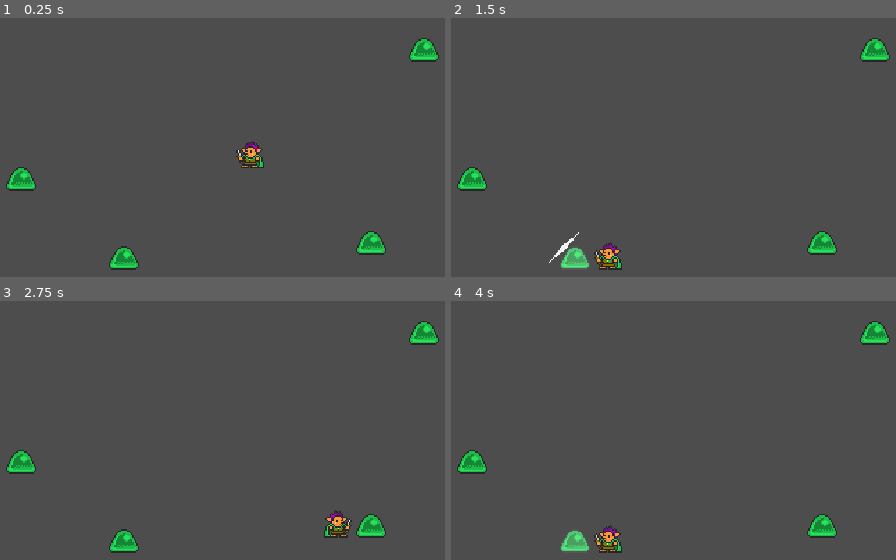
Above: before the commit, frames 1-4 (two rows, left to right).
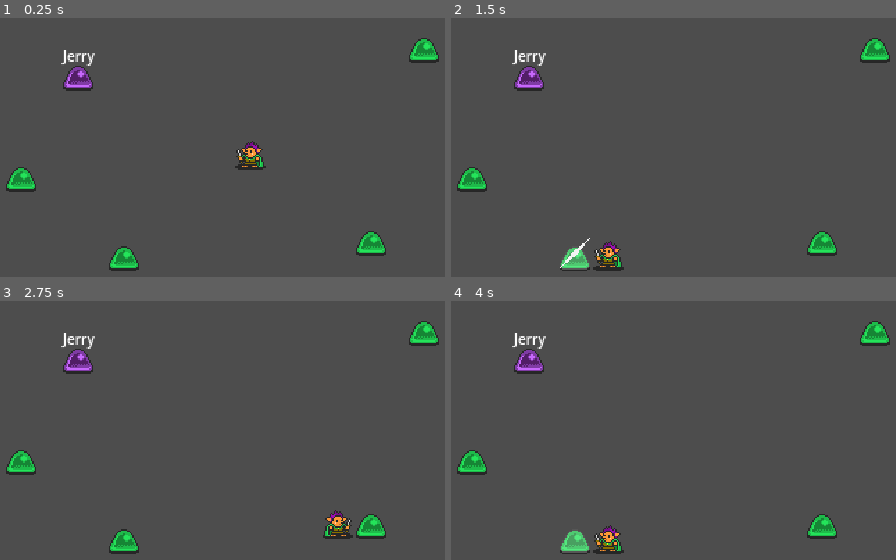
Above: after the commit, the same moments.

Repository: nuzcraft/beat-m-up
Game: Godot game, scene res://scenes/world/world.tscn
The game is run twice, just before and just after one commit, with the same random seed, the same clock (stepped at 60 frames per second) and the same inputs.
Inputs:
- Up to frame 1 (0.25 s): no input
- Up to frame 2 (1.5 s): tap Enter at 0.5 s; hold Right (ui_right) 0.53-1.28 s; hold Left (ui_left) from 1.28 s (still down)
- Up to frame 3 (2.75 s): release Left (ui_left) at 2.03 s; hold Right (ui_right) from 2.03 s (still down)
- Up to frame 4 (4 s): release Right (ui_right) at 3.53 s; hold Left (ui_left) from 3.53 s (still down)

The runs differ from the first frame. In frame 1, 0.9% of the frame differs, in the area x 1-99%, y 12-98%; in frame 2, 1.4%; in frame 3, 0.9%; in frame 4, 0.9%.

Commit message:
added jerry, shadows, combos, attack animation tweens

Diff:
--- a/scenes/actor/actor.gd
+++ b/scenes/actor/actor.gd
@@ -2,11 +2,26 @@
 class_name Actor
 
 @onready var characterSprite: AnimatedSprite2D = $CharacterSprite
-@onready var attackSprite: AnimatedSprite2D = $AttackSprite
 @onready var animationPlayer: AnimationPlayer = $AnimationPlayer
+@onready var comboTimer: Timer = $ComboTimer
 
 @export var health: int
 var dead: bool = false
+
+enum combo_anim {
+	ATTACK_1,
+	ATTACK_2,
+	ATTACK_3
+}
+var combo_damage = {
+	combo_anim.ATTACK_1: 0,
+	combo_anim.ATTACK_2: 1,
+	combo_anim.ATTACK_3: 2
+}
+@export var base_damage: int = 1
+var current_combo = combo_anim.ATTACK_1
+var current_target
+var combo_time: float = 0.5
 
 func _ready():
 	pass
@@ -15,35 +30,69 @@
 	if dead:
 		die()
 
-func flip_h(b: bool):
+func set_flip_h(b: bool):
 	characterSprite.flip_h = b
-	attackSprite.flip_h = b
 
-	attackSprite.position.x = abs(attackSprite.position.x)
-	if not b:
-		attackSprite.position.x *= -1
+func get_flip_h():
+	return characterSprite.flip_h
 
-func attack():
-#	characterSprite.play("attack")
-#	attackSprite.play("attack")
-	pass
+func jump():
+	animationPlayer.play("jump")
 
-func take_damage():
-	health -= 1
+func take_damage(amount: int):
+	health -= amount
 	if health <= 0:
 		dead = true
 	animationPlayer.play("take_damage")
 
-func _on_attack_sprite_animation_finished():
-	if characterSprite.animation == "attack":
-		characterSprite.play("idle")
-
 func _on_animation_player_animation_finished(anim_name):
-#	if anim_name == "take_damage":
-#		die()
-	pass
+	if anim_name == "jump":
+		animationPlayer.play("RESET")
 
 func die():
 	var die_tween = get_tree().create_tween()
 	die_tween.tween_property(characterSprite, "modulate:a", 0, 0.25)
 	die_tween.tween_callback(queue_free)
+
+func get_attack(target):
+	check_target(target)
+	if comboTimer.time_left > 0.0:
+		increase_combo()
+	else:
+		comboTimer.wait_time = combo_time
+		comboTimer.start()
+	var anim_name = combo_anim.keys()[current_combo].to_lower()
+	var damage = base_damage + combo_damage[current_combo]
+	attack_anim(target)
+	return {"anim": anim_name, "damage": damage}
+
+func attack_anim(target):
+	characterSprite.global_position = Vector2(target.global_position.x, target.global_position.y - 12)
+	characterSprite.position.x -= (characterSprite.position.x / 2)
+	var tween = get_tree().create_tween()
+	tween.tween_property(characterSprite, "position", Vector2(0, -12), 0.1)
+
+
+func increase_combo():
+	current_combo += 1
+	if current_combo > combo_anim.size() - 1:
+		current_combo = combo_anim.size() - 1
+	comboTimer.stop()
+	comboTimer.wait_time = combo_time
+	comboTimer.start()
+
+func reset_combo():
+	current_combo = combo_anim.ATTACK_1
+	comboTimer.stop()
+	comboTimer.wait_time = combo_time
+
+func _on_combo_timer_timeout():
+	current_combo = combo_anim.ATTACK_1
+
+func set_current_target(target):
+	current_target = target
+
+func check_target(target):
+	if target != current_target:
+		reset_combo()
+		current_target = target
--- a/scenes/actor/actor.tscn
+++ b/scenes/actor/actor.tscn
@@ -1,36 +1,68 @@
-[gd_scene load_steps=17 format=3 uid="uid://dui2sgrco7hlr"]
+[gd_scene load_steps=18 format=3 uid="uid://dui2sgrco7hlr"]
 
 [ext_resource type="Texture2D" uid="uid://gg61tcxp0wm4" path="res://assets/sprites/oryx_16bit_fantasy_creatures_trans.png" id="1_kfo1q"]
 [ext_resource type="Script" path="res://scenes/actor/actor.gd" id="1_m1r0q"]
 [ext_resource type="Shader" path="res://scenes/actor/actor.gdshader" id="2_pxtsy"]
-[ext_resource type="Texture2D" uid="uid://c2gurfx2rgivb" path="res://assets/sprites/oryx_16bit_fantasy_fx_trans.png" id="3_jbt5f"]
+
+[sub_resource type="AtlasTexture" id="AtlasTexture_rxjhq"]
+atlas = ExtResource("1_kfo1q")
+region = Rect2(144, 552, 24, 24)
+
+[sub_resource type="AtlasTexture" id="AtlasTexture_u4kkr"]
+atlas = ExtResource("1_kfo1q")
+region = Rect2(144, 552, 24, 24)
+
+[sub_resource type="AtlasTexture" id="AtlasTexture_oh4m6"]
+atlas = ExtResource("1_kfo1q")
+region = Rect2(120, 552, 24, 24)
+
+[sub_resource type="AtlasTexture" id="AtlasTexture_07owf"]
+atlas = ExtResource("1_kfo1q")
+region = Rect2(96, 552, 24, 24)
+
+[sub_resource type="SpriteFrames" id="SpriteFrames_haffp"]
+animations = [{
+"frames": [{
+"duration": 1.0,
+"texture": SubResource("AtlasTexture_rxjhq")
+}],
+"loop": true,
+"name": &"idle",
+"speed": 5.0
+}, {
+"frames": [{
+"duration": 1.0,
+"texture": SubResource("AtlasTexture_u4kkr")
+}, {
+"duration": 1.0,
+"texture": SubResource("AtlasTexture_oh4m6")
+}, {
+"duration": 1.0,
+"texture": SubResource("AtlasTexture_07owf")
+}],
+"loop": false,
+"name": &"jump",
+"speed": 8.0
+}]
 
 [sub_resource type="ShaderMaterial" id="ShaderMaterial_wweye"]
 shader = ExtResource("2_pxtsy")
 shader_parameter/whitening = 0.0
 
-[sub_resource type="AtlasTexture" id="AtlasTexture_bf5yh"]
+[sub_resource type="AtlasTexture" id="AtlasTexture_nnnmo"]
 atlas = ExtResource("1_kfo1q")
 region = Rect2(24, 24, 24, 24)
 
-[sub_resource type="AtlasTexture" id="AtlasTexture_nnnmo"]
+[sub_resource type="AtlasTexture" id="AtlasTexture_3cj3k"]
+atlas = ExtResource("1_kfo1q")
+region = Rect2(24, 48, 24, 24)
+
+[sub_resource type="AtlasTexture" id="AtlasTexture_2p8s7"]
 atlas = ExtResource("1_kfo1q")
 region = Rect2(24, 24, 24, 24)
-
-[sub_resource type="AtlasTexture" id="AtlasTexture_3cj3k"]
-atlas = ExtResource("1_kfo1q")
-region = Rect2(24, 48, 24, 24)
 
 [sub_resource type="SpriteFrames" id="SpriteFrames_qa1uk"]
 animations = [{
-"frames": [{
-"duration": 1.0,
-"texture": SubResource("AtlasTexture_bf5yh")
-}],
-"loop": true,
-"name": &"attack",
-"speed": 5.0
-}, {
 "frames": [{
 "duration": 1.0,
 "texture": SubResource("AtlasTexture_nnnmo")
@@ -41,34 +73,13 @@
 "loop": true,
 "name": &"idle",
 "speed": 5.0
-}]
-
-[sub_resource type="AtlasTexture" id="AtlasTexture_og1h6"]
-atlas = ExtResource("3_jbt5f")
-region = Rect2(24, 24, 24, 24)
-
-[sub_resource type="AtlasTexture" id="AtlasTexture_pr48w"]
-atlas = ExtResource("3_jbt5f")
-region = Rect2(48, 24, 24, 24)
-
-[sub_resource type="AtlasTexture" id="AtlasTexture_e3nb3"]
-atlas = ExtResource("3_jbt5f")
-region = Rect2(216, 312, 24, 24)
-
-[sub_resource type="SpriteFrames" id="SpriteFrames_mu7s2"]
-animations = [{
-"frames": [{
-"duration": 1.0,
-"texture": SubResource("AtlasTexture_og1h6")
-}, {
-"duration": 1.0,
-"texture": SubResource("AtlasTexture_pr48w")
-}, {
-"duration": 1.0,
-"texture": SubResource("AtlasTexture_e3nb3")
+}, {
+"frames": [{
+"duration": 1.0,
+"texture": SubResource("AtlasTexture_2p8s7")
 }],
 "loop": false,
-"name": &"attack",
+"name": &"jump",
 "speed": 5.0
 }]
 
@@ -85,6 +96,42 @@
 "transitions": PackedFloat32Array(1),
 "update": 0,
 "values": [0.0]
+}
+tracks/1/type = "value"
+tracks/1/imported = false
+tracks/1/enabled = true
+tracks/1/path = NodePath("CharacterSprite:position")
+tracks/1/interp = 1
+tracks/1/loop_wrap = true
+tracks/1/keys = {
+"times": PackedFloat32Array(0),
+"transitions": PackedFloat32Array(1),
+"update": 0,
+"values": [Vector2(0, -12)]
+}
+tracks/2/type = "value"
+tracks/2/imported = false
+tracks/2/enabled = true
+tracks/2/path = NodePath("ShadowSprite:animation")
+tracks/2/interp = 1
+tracks/2/loop_wrap = true
+tracks/2/keys = {
+"times": PackedFloat32Array(0),
+"transitions": PackedFloat32Array(1),
+"update": 1,
+"values": [&"idle"]
+}
+tracks/3/type = "value"
+tracks/3/imported = false
+tracks/3/enabled = true
+tracks/3/path = NodePath("ShadowSprite:frame")
+tracks/3/interp = 1
+tracks/3/loop_wrap = true
+tracks/3/keys = {
+"times": PackedFloat32Array(0),
+"transitions": PackedFloat32Array(1),
+"update": 1,
+"values": [0]
 }
 
 [sub_resource type="Animation" id="Animation_wgs6i"]
@@ -104,36 +151,78 @@
 "values": [0.5, 0.0, 0.5, 0.0]
 }
 
+[sub_resource type="Animation" id="Animation_fxbbj"]
+resource_name = "jump"
+length = 0.1
+step = 0.02
+tracks/0/type = "value"
+tracks/0/imported = false
+tracks/0/enabled = true
+tracks/0/path = NodePath("CharacterSprite:position")
+tracks/0/interp = 1
+tracks/0/loop_wrap = true
+tracks/0/keys = {
+"times": PackedFloat32Array(0, 0.04),
+"transitions": PackedFloat32Array(1, 1),
+"update": 0,
+"values": [Vector2(0, -12), Vector2(0, -18)]
+}
+tracks/1/type = "value"
+tracks/1/imported = false
+tracks/1/enabled = true
+tracks/1/path = NodePath("ShadowSprite:animation")
+tracks/1/interp = 1
+tracks/1/loop_wrap = true
+tracks/1/keys = {
+"times": PackedFloat32Array(0),
+"transitions": PackedFloat32Array(1),
+"update": 1,
+"values": [&"jump"]
+}
+tracks/2/type = "value"
+tracks/2/imported = false
+tracks/2/enabled = true
+tracks/2/path = NodePath("ShadowSprite:frame")
+tracks/2/interp = 1
+tracks/2/loop_wrap = true
+tracks/2/keys = {
+"times": PackedFloat32Array(0, 0.02, 0.04),
+"transitions": PackedFloat32Array(1, 1, 1),
+"update": 1,
+"values": [0, 1, 2]
+}
+
 [sub_resource type="AnimationLibrary" id="AnimationLibrary_17h23"]
 _data = {
 "RESET": SubResource("Animation_447o8"),
+"jump": SubResource("Animation_fxbbj"),
 "take_damage": SubResource("Animation_wgs6i")
 }
 
 [node name="Actor" type="Node2D"]
 script = ExtResource("1_m1r0q")
 health = 3
+
+[node name="ShadowSprite" type="AnimatedSprite2D" parent="."]
+position = Vector2(0, -11)
+sprite_frames = SubResource("SpriteFrames_haffp")
+animation = &"idle"
+autoplay = "idle"
 
 [node name="CharacterSprite" type="AnimatedSprite2D" parent="."]
 material = SubResource("ShaderMaterial_wweye")
 position = Vector2(0, -12)
 sprite_frames = SubResource("SpriteFrames_qa1uk")
-animation = &"attack"
+animation = &"jump"
 autoplay = "idle"
-
-[node name="AttackSprite" type="AnimatedSprite2D" parent="."]
-visible = false
-position = Vector2(-15, -12)
-sprite_frames = SubResource("SpriteFrames_mu7s2")
-animation = &"attack"
-frame = 2
-frame_progress = 1.0
-speed_scale = 2.0
 
 [node name="AnimationPlayer" type="AnimationPlayer" parent="."]
 libraries = {
 "": SubResource("AnimationLibrary_17h23")
 }
 
-[connection signal="animation_finished" from="AttackSprite" to="." method="_on_attack_sprite_animation_finished"]
+[node name="ComboTimer" type="Timer" parent="."]
+one_shot = true
+
 [connection signal="animation_finished" from="AnimationPlayer" to="." method="_on_animation_player_animation_finished"]
+[connection signal="timeout" from="ComboTimer" to="." method="_on_combo_timer_timeout"]
--- a/scenes/actor/enemy/enemy.tscn
+++ b/scenes/actor/enemy/enemy.tscn
@@ -46,8 +46,9 @@
 
 [node name="Enemy" groups=["enemies"] instance=ExtResource("1_5bhs6")]
 script = ExtResource("2_7prqn")
+health = 4
 
-[node name="CharacterSprite" parent="." index="0"]
+[node name="CharacterSprite" parent="." index="1"]
 material = SubResource("ShaderMaterial_l6ynm")
 sprite_frames = SubResource("SpriteFrames_27rg1")
 animation = &"idle"
--- /dev/null
+++ b/scenes/actor/enemy/jerry/jerry.gd
@@ -0,0 +1,2 @@
+extends Enemy
+class_name Jerry
--- /dev/null
+++ b/scenes/actor/enemy/jerry/jerry.tscn
@@ -0,0 +1,66 @@
+[gd_scene load_steps=11 format=3 uid="uid://dxt4v0lpfkke4"]
+
+[ext_resource type="PackedScene" uid="uid://dey3vrrqpebvc" path="res://scenes/actor/enemy/enemy.tscn" id="1_o2jti"]
+[ext_resource type="Shader" path="res://scenes/actor/actor.gdshader" id="2_0bk2h"]
+[ext_resource type="Script" path="res://scenes/actor/enemy/jerry/jerry.gd" id="2_wkapg"]
+[ext_resource type="Texture2D" uid="uid://gg61tcxp0wm4" path="res://assets/sprites/oryx_16bit_fantasy_creatures_trans.png" id="4_6n8h3"]
+
+[sub_resource type="ShaderMaterial" id="ShaderMaterial_jgesk"]
+resource_local_to_scene = true
+shader = ExtResource("2_0bk2h")
+shader_parameter/whitening = 0.0
+
+[sub_resource type="AtlasTexture" id="AtlasTexture_sjalo"]
+atlas = ExtResource("4_6n8h3")
+region = Rect2(24, 336, 24, 24)
+
+[sub_resource type="AtlasTexture" id="AtlasTexture_htmi7"]
+atlas = ExtResource("4_6n8h3")
+region = Rect2(24, 312, 24, 24)
+
+[sub_resource type="AtlasTexture" id="AtlasTexture_ernpr"]
+atlas = ExtResource("4_6n8h3")
+region = Rect2(24, 336, 24, 24)
+
+[sub_resource type="SpriteFrames" id="SpriteFrames_cyuwv"]
+animations = [{
+"frames": [{
+"duration": 1.0,
+"texture": SubResource("AtlasTexture_sjalo")
+}],
+"loop": true,
+"name": &"attack",
+"speed": 5.0
+}, {
+"frames": [{
+"duration": 1.0,
+"texture": SubResource("AtlasTexture_htmi7")
+}, {
+"duration": 1.0,
+"texture": SubResource("AtlasTexture_ernpr")
+}],
+"loop": true,
+"name": &"idle",
+"speed": 5.0
+}]
+
+[sub_resource type="LabelSettings" id="LabelSettings_sq274"]
+font_size = 10
+
+[node name="Jerry" instance=ExtResource("1_o2jti")]
+script = ExtResource("2_wkapg")
+health = 2
+
+[node name="CharacterSprite" parent="." index="0"]
+material = SubResource("ShaderMaterial_jgesk")
+position = Vector2(0, -12)
+sprite_frames = SubResource("SpriteFrames_cyuwv")
+animation = &"attack"
+
+[node name="NameLabel" type="Label" parent="CharacterSprite" index="0"]
+offset_left = -11.0
+offset_top = -19.0
+offset_right = 12.0
+offset_bottom = -2.0
+text = "Jerry"
+label_settings = SubResource("LabelSettings_sq274")
--- a/scenes/effect/effect.gd
+++ b/scenes/effect/effect.gd
@@ -11,9 +11,11 @@
 func _process(delta):
 	pass
 
-
 func _on_effect_sprite_animation_finished():
 	queue_free()
 
 func play(anim: String):
 	effect_sprite.play(anim)
+
+func flip_h(b: bool):
+	effect_sprite.flip_h = b
--- a/scenes/world/world.gd
+++ b/scenes/world/world.gd
@@ -12,11 +12,11 @@
 # Called every frame. 'delta' is the elapsed time since the previous frame.
 func _process(delta):
 	if InputBuffer.is_action_press_buffered("ui_left"):
-		hero.flip_h(false)
+		hero.set_flip_h(false)
 		var enemy = get_closest_enemy("left")
 		move_hero_to_attack(enemy)
 	elif InputBuffer.is_action_press_buffered("ui_right"):
-		hero.flip_h(true)
+		hero.set_flip_h(true)
 		var enemy = get_closest_enemy("right")
 		move_hero_to_attack(enemy)
 
@@ -47,16 +47,18 @@
 			var move_hero_tween = get_tree().create_tween()
 			move_hero_tween.set_ease(Tween.EASE_IN_OUT)
 			move_hero_tween.tween_property(hero, "global_position", new_position, 0.1)
+			hero.jump()
 			move_hero_tween.tween_callback(attack.bind(hero, target))
 		else:
 			attack(hero, target)
 
 
 func attack(actor, target):
-	actor.attack()
-	target.take_damage()
+	var attack_info = actor.get_attack(target)
+	target.take_damage(attack_info["damage"])
 	var effect = effect_scene.instantiate()
 	add_child(effect)
-	effect.global_position = Vector2(target.global_position.x- 8, target.global_position.y - 16)
-	effect.play("attack_1")
+	effect.global_position = Vector2(target.global_position.x, target.global_position.y-12)
+	effect.flip_h(actor.get_flip_h())
+	effect.play(attack_info["anim"])
 #
--- a/scenes/world/world.tscn
+++ b/scenes/world/world.tscn
@@ -1,8 +1,9 @@
-[gd_scene load_steps=4 format=3 uid="uid://cgjdmis0x5c2"]
+[gd_scene load_steps=5 format=3 uid="uid://cgjdmis0x5c2"]
 
 [ext_resource type="PackedScene" uid="uid://c542urqo3hlwn" path="res://scenes/actor/hero/hero.tscn" id="1_4tnvd"]
 [ext_resource type="Script" path="res://scenes/world/world.gd" id="1_bmblk"]
 [ext_resource type="PackedScene" uid="uid://dey3vrrqpebvc" path="res://scenes/actor/enemy/enemy.tscn" id="2_x7qlw"]
+[ext_resource type="PackedScene" uid="uid://dxt4v0lpfkke4" path="res://scenes/actor/enemy/jerry/jerry.tscn" id="4_rtd4x"]
 
 [node name="World" type="Node2D"]
 script = ExtResource("1_bmblk")
@@ -21,3 +22,6 @@
 
 [node name="Enemy4" parent="." instance=ExtResource("2_x7qlw")]
 position = Vector2(367, 206)
+
+[node name="Jerry" parent="." instance=ExtResource("4_rtd4x")]
+position = Vector2(156, 87)
Binary file added: development/004_combos.gif
Binary file added: development/005_combo_closeup.gif
Binary file added: development/006_combo_closeup_2.gif
Not shown, changed: DEVNOTES.md
